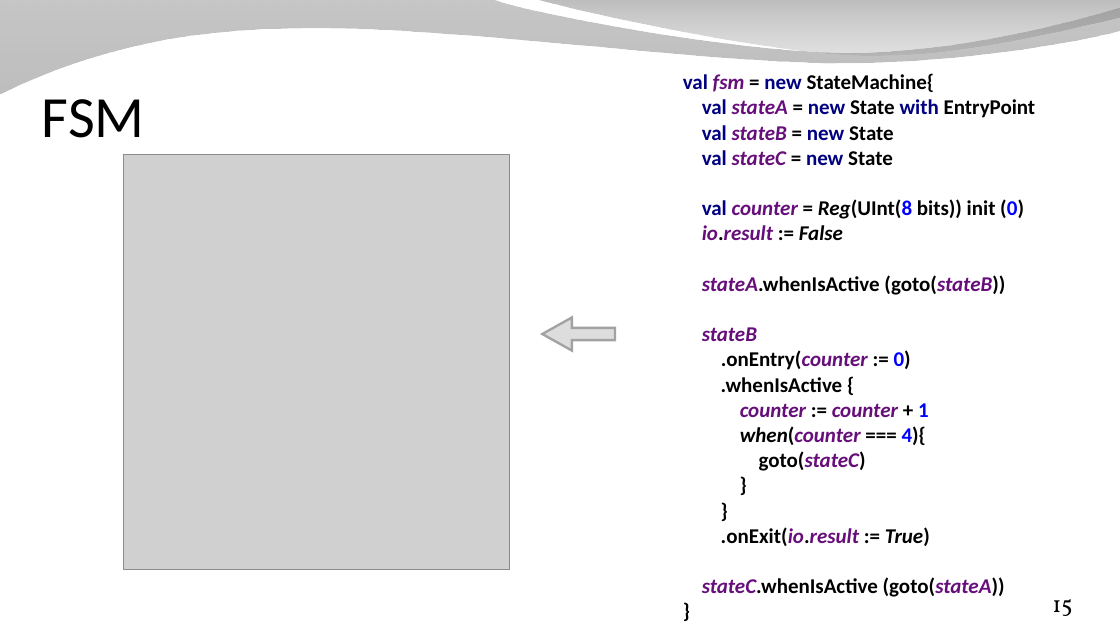
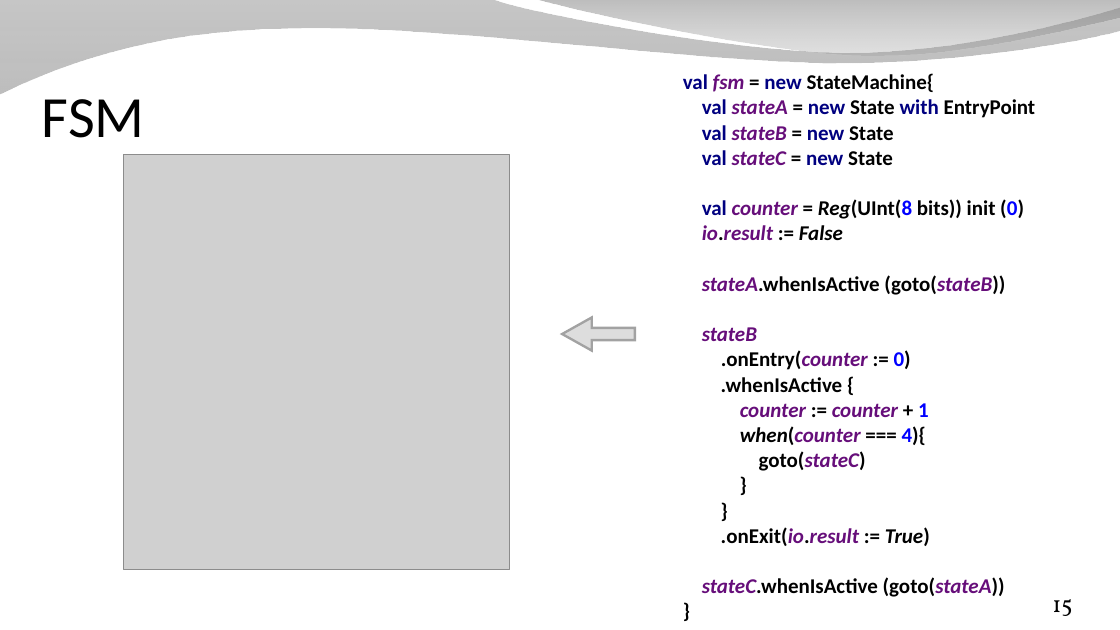
Before and after one commit to SpinalHDL/SpinalDoc, a slide deck: slide 15 of presentation/en/workshop/taste.odp. Drawn at 1120x630 pixels with LibreOffice and Linux fonts; fonts in the diff are those of the drawing; grey boxes stand for pictures; background and template pictures are left out. Boxes give left, top, right and bottom in pixels: in the first picture for what was removed or moved away, otherwise in the second. Text is boxed around its words. In the diff, an @@ line names an element or a change of style, - is before the commit and + after.

```diff
--- a/presentation/en/workshop/taste.odp
+++ b/presentation/en/workshop/taste.odp
@@ right arrow: place and size @@
-right arrow at <box>542,317,615,350</box>
+right arrow at <box>562,317,635,350</box>
```
Also in this commit, not shown: 1 slide added, 1 slide removed, 3 other files.
